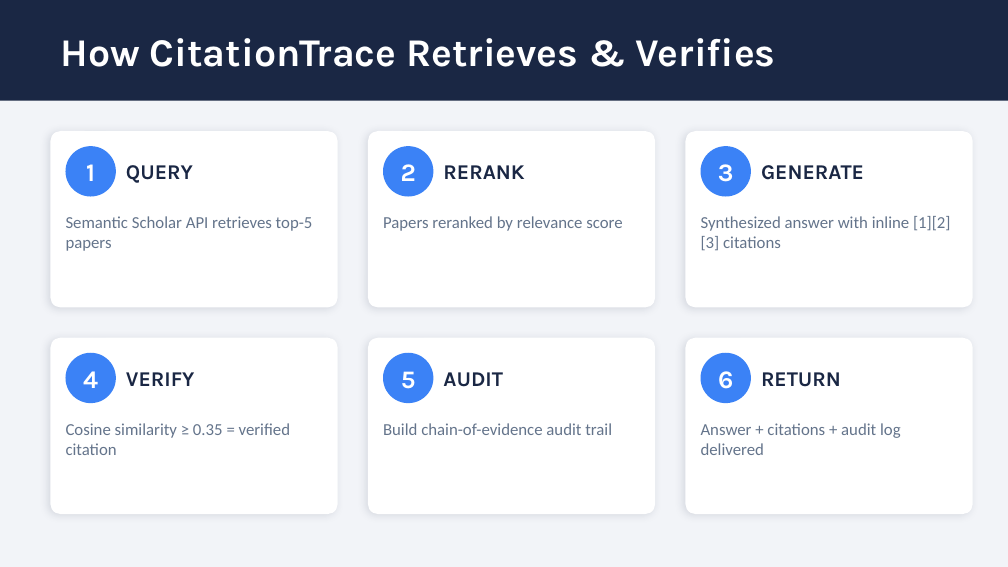
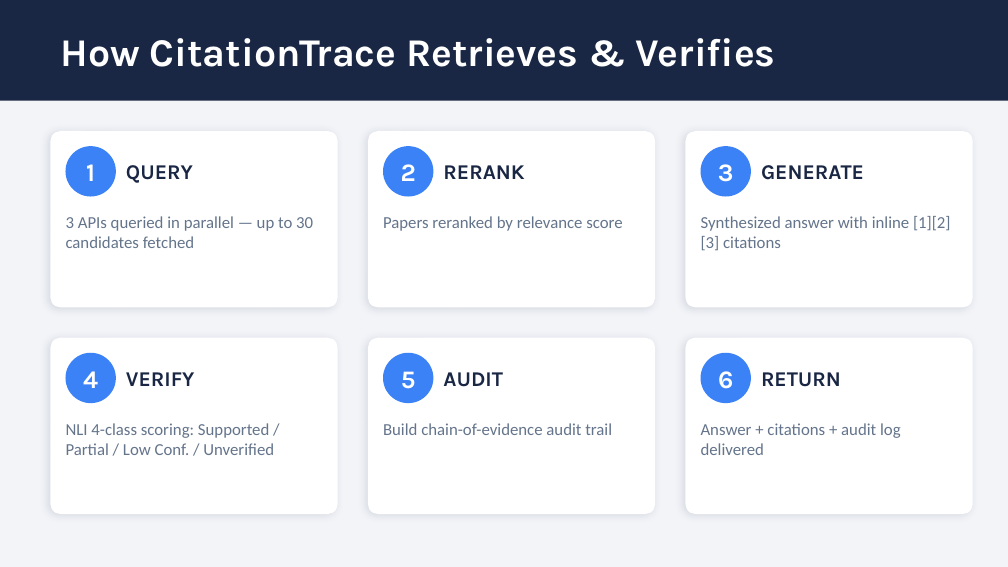
Before and after one commit to ishwaryaa05-del/citationtrace, a slide deck: slide 8 of CitationTrace_Slides.pptx. Drawn at 1008x567 pixels with LibreOffice and Linux fonts; fonts in the diff are those of the drawing. Boxes give left, top, right and bottom in pixels: in the first picture for what was removed or moved away, otherwise in the second. Text is boxed around its words. In the diff, an @@ line names an element or a change of style, - is before the commit and + after.

```diff
--- a/CitationTrace_Slides.pptx
+++ b/CitationTrace_Slides.pptx
@@ text at (66, 216, 313, 248): text changed @@
-Semantic Scholar API retrieves top-5 papers
+3 APIs queried in parallel — up to 30 candidates fetched
@@ text at (66, 423, 274, 455): text changed @@
-Cosine similarity ≥ 0.35 = verified citation
+NLI 4-class scoring: Supported / Partial / Low Conf. / Unverified
```
Also in this commit, not shown: 4 other slides changed, 1 other file.
